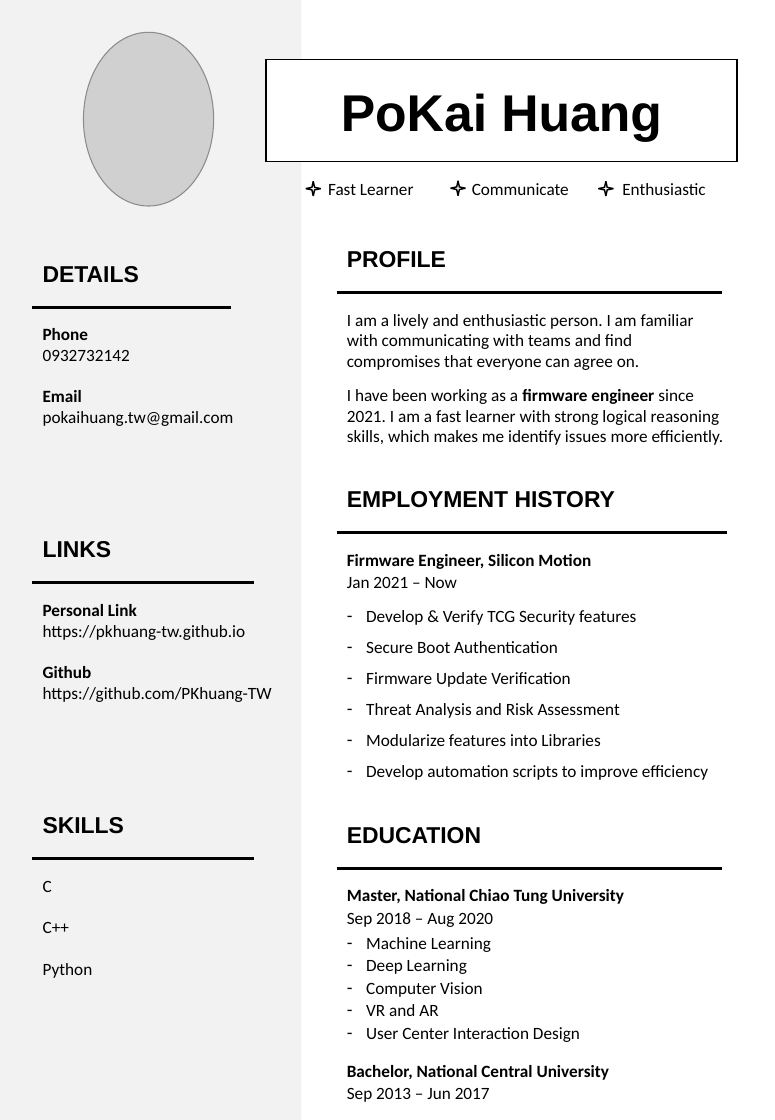
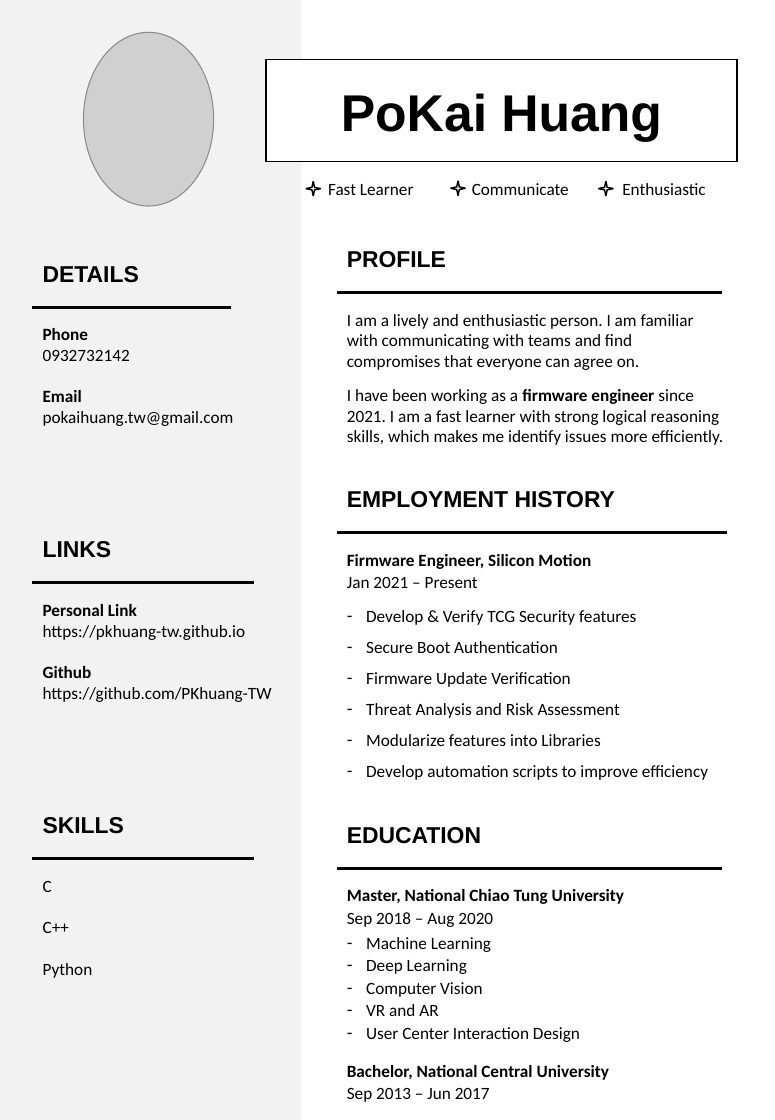
Before and after one commit to PKhuang-TW/PKhuang-TW.github.io, a slide deck: slide 1 of attaches/CV.pptx. Drawn at 775x1120 pixels with LibreOffice and Linux fonts; fonts in the diff are those of the drawing; grey boxes stand for pictures. Boxes give left, top, right and bottom in pixels: in the first picture for what was removed or moved away, otherwise in the second. Text is boxed around its words. In the diff, an @@ line names an element or a change of style, - is before the commit and + after.

```diff
--- a/attaches/CV.pptx
+++ b/attaches/CV.pptx
@@ text at box(347, 577, 478, 588): text changed @@
-Jan 2021 – Now
+Jan 2021 – Present
```
Also in this commit, not shown: 15 other files.
